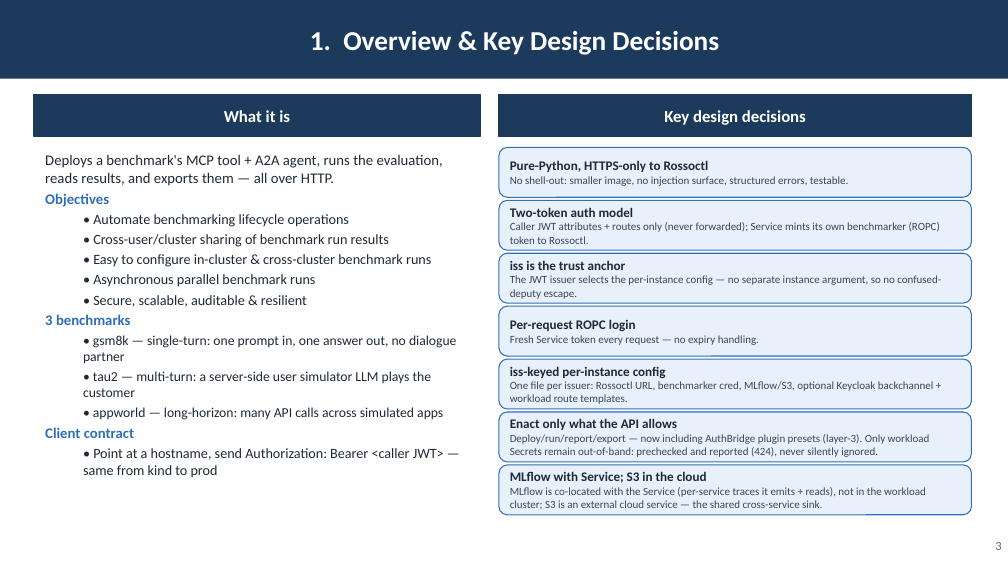
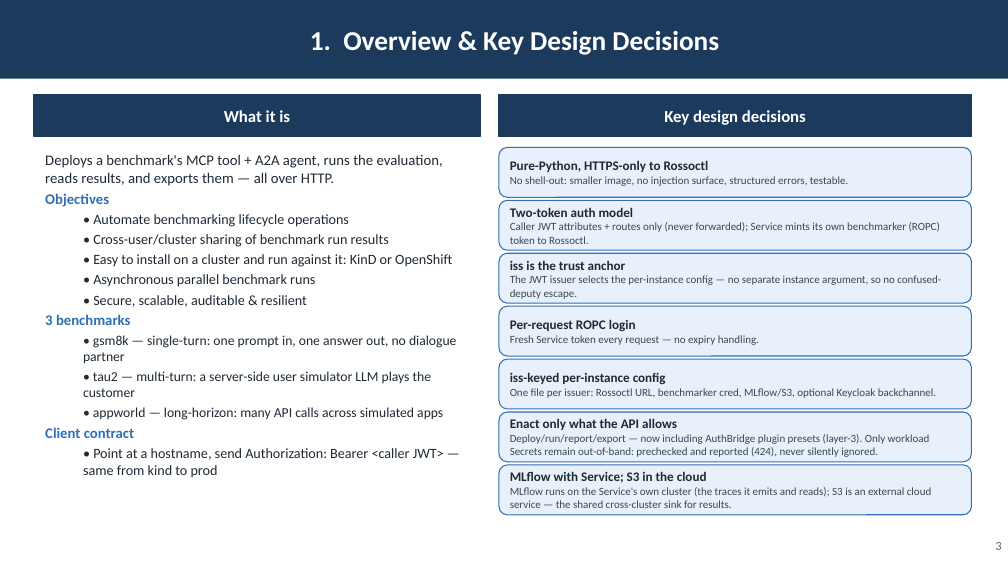
Before and after one commit to rossoctl/autobench, a slide deck: slide 3 of docs/AutoBench.pptx. Drawn at 1008x567 pixels with LibreOffice and Linux fonts; fonts in the diff are those of the drawing. Boxes give left, top, right and bottom in pixels: in the first picture for what was removed or moved away, otherwise in the second. Text is boxed around its words. In the diff, an @@ line names an element or a change of style, - is before the commit and + after.

```diff
--- a/docs/AutoBench.pptx
+++ b/docs/AutoBench.pptx
@@ text at (93, 254, 452, 267): text changed @@
-  • Easy to configure in-cluster & cross-cluster benchmark runs
+  • Easy to install on a cluster and run against it: KinD or OpenShift
@@ text in rounded rectangle at (510, 388, 936, 398): text changed @@
-One file per issuer: Rossoctl URL, benchmarker cred, MLflow/S3, optional Keycloak backchannel + workload route templates.
+One file per issuer: Rossoctl URL, benchmarker cred, MLflow/S3, optional Keycloak backchannel.
@@ text in rounded rectangle at (510, 487, 931, 508): text changed @@
-MLflow is co-located with the Service (per-service traces it emits + reads), not in the workload cluster; S3 is an external cloud service — the shared cross-service sink.
+MLflow runs on the Service's own cluster (the traces it emits and reads); S3 is an external cloud service — the shared cross-cluster sink for results.
```
Also in this commit, not shown: 18 other slides changed, 4 other files.
